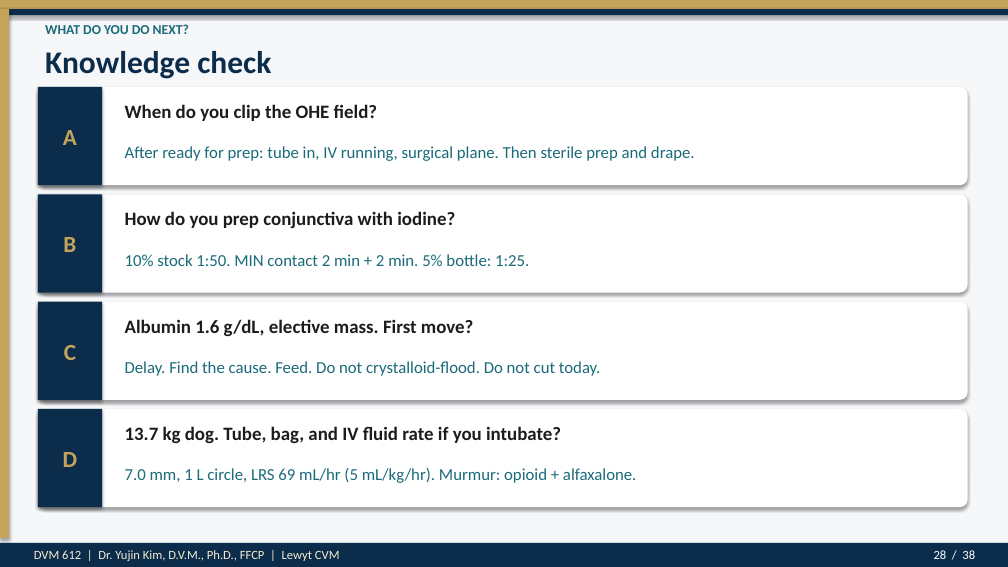
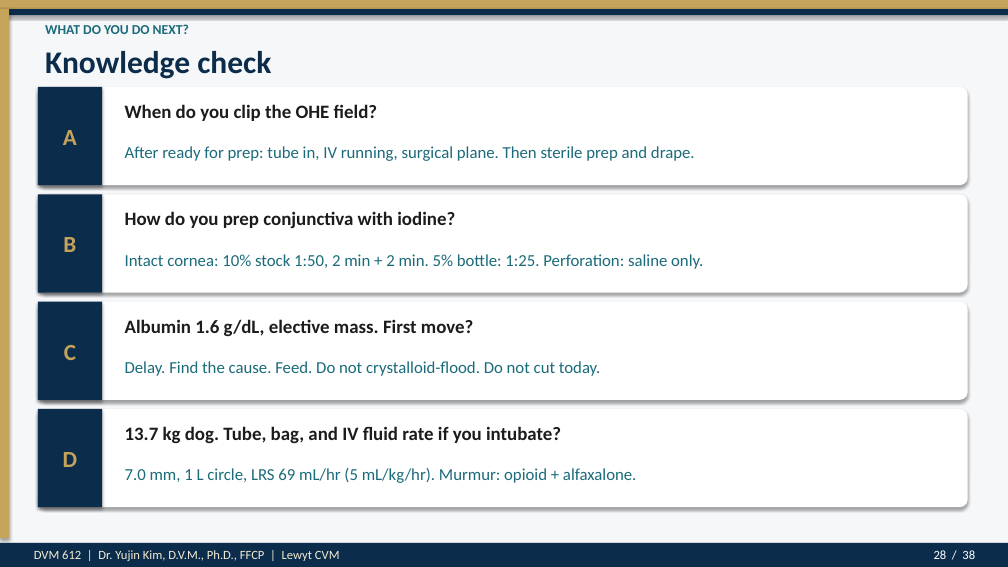
Before and after one commit to drkimvet/happycare, a slide deck: slide 28 of lectures/DVM-612_Week4_Preop_PatientPrep_Postop.pptx. Drawn at 1008x567 pixels with LibreOffice and Linux fonts; fonts in the diff are those of the drawing. Boxes give left, top, right and bottom in pixels: in the first picture for what was removed or moved away, otherwise in the second. Text is boxed around its words. In the diff, an @@ line names an element or a change of style, - is before the commit and + after.

```diff
--- a/lectures/DVM-612_Week4_Preop_PatientPrep_Postop.pptx
+++ b/lectures/DVM-612_Week4_Preop_PatientPrep_Postop.pptx
@@ text at (125, 254, 703, 269): text changed @@
-10% stock 1:50. MIN contact 2 min + 2 min. 5% bottle: 1:25.
+Intact cornea: 10% stock 1:50, 2 min + 2 min. 5% bottle: 1:25. Perforation: saline only.
```
Also in this commit, not shown: 13 other slides changed, 7 other files.
